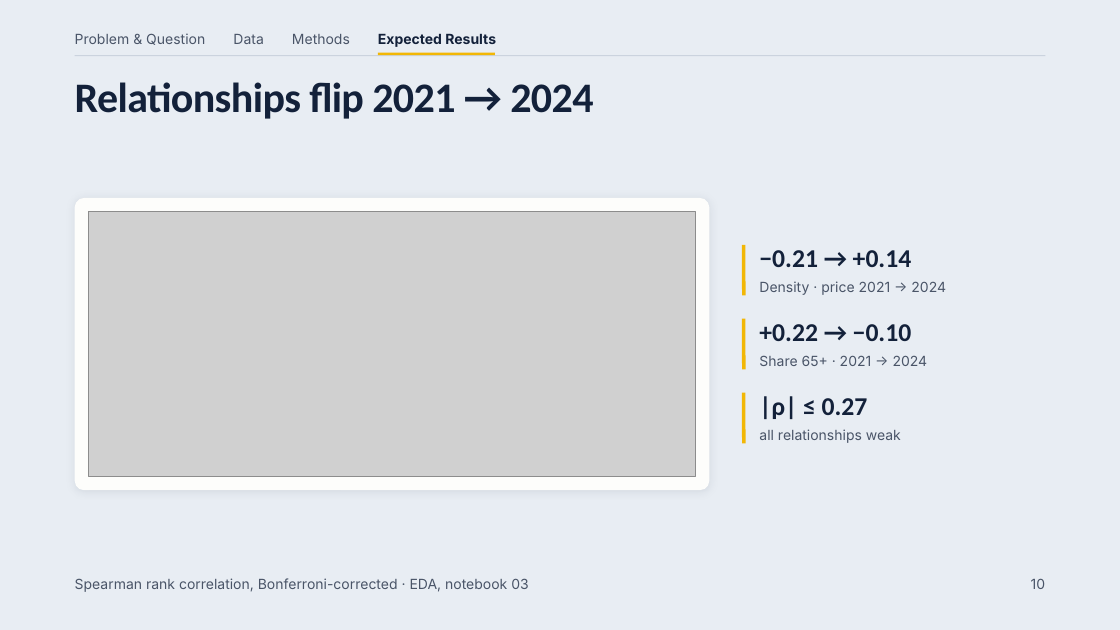
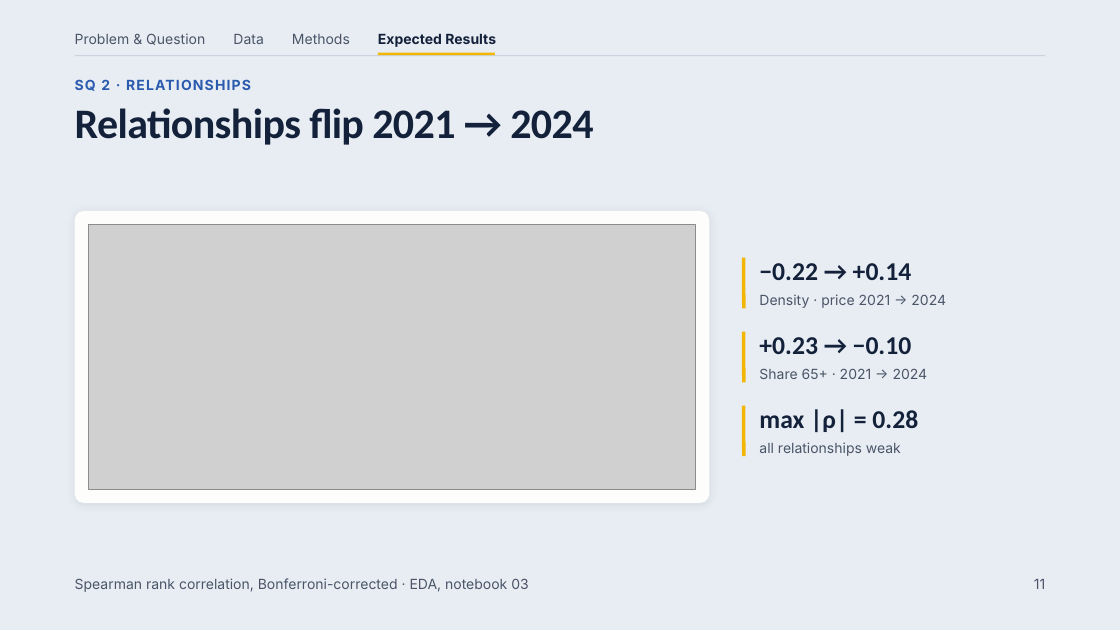
Before and after one commit to AltayMetehan/data-prices-electronic, a slide deck: slide 11 of präsentation_konzept/Electricity prices of Swiss municipalities.pptx (slide 10 before the commit). Drawn at 1120x630 pixels with LibreOffice and Linux fonts; fonts in the diff are those of the drawing; grey boxes stand for pictures. Boxes give left, top, right and bottom in pixels: in the first picture for what was removed or moved away, otherwise in the second. Text is boxed around its words. In the diff, an @@ line names an element or a change of style, - is before the commit and + after.

```diff
--- a/präsentation_konzept/Electricity prices of Swiss municipalities.pptx
+++ b/präsentation_konzept/Electricity prices of Swiss municipalities.pptx
@@ text added at (x1=75, y1=79, x2=251, y2=91), 12 pt, text #2B5BAE, bold @@
+SQ 2 · RELATIONSHIPS
@@ title "Relationships flip 2021 → 2024" moved from (x1=75, y1=82, x2=593, y2=119) to (x1=75, y1=108, x2=593, y2=145) @@
@@ text at (x1=759, y1=263, x2=912, y2=280): text changed @@
-−0.21 → +0.14
+−0.22 → +0.14
@@ text at (x1=759, y1=337, x2=912, y2=354): text changed @@
-+0.22 → −0.10
++0.23 → −0.10
@@ 3 texts, 3 lines, 1 picture, 1 rounded rectangle moved together from (x1=75, y1=198, x2=946, y2=491) to (x1=75, y1=211, x2=946, y2=503) @@
@@ text at (x1=759, y1=409, x2=918, y2=432): text changed @@
-|ρ| ≤ 0.27
+max |ρ| = 0.28
@@ text removed at (x1=1031, y1=579, x2=1045, y2=589) @@
-10
@@ text added at (x1=1034, y1=579, x2=1045, y2=589), 12 pt, text #4A5568 @@
+11
```
Also in this commit, not shown: 11 other slides changed, 1 other file.
